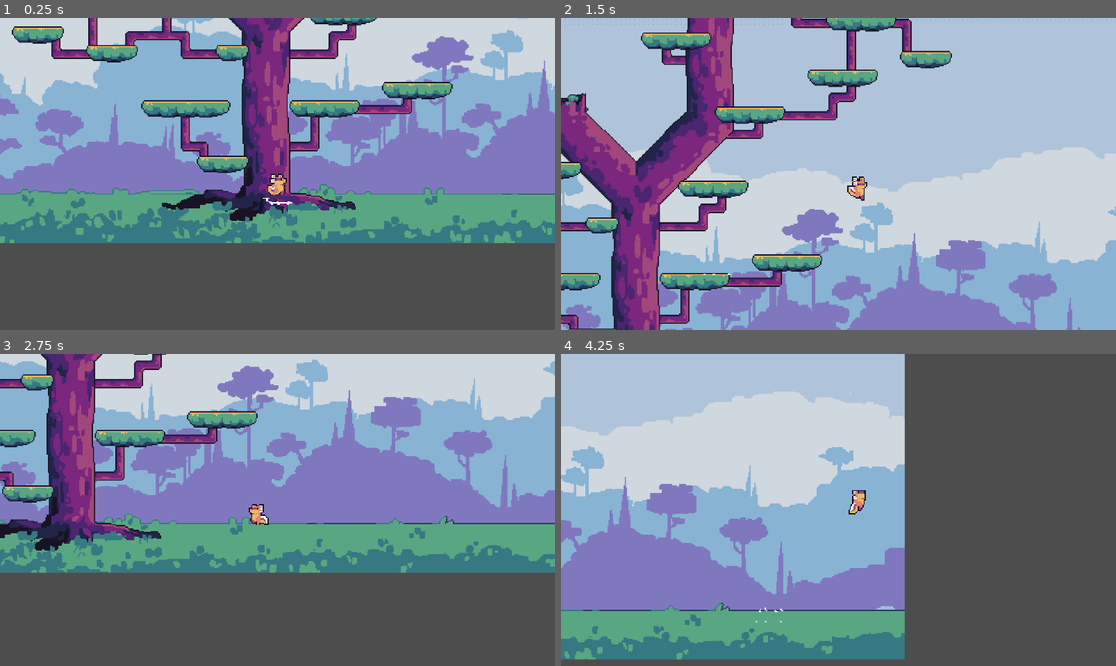
Above: before the commit, frames 1-4 (two rows, left to right).
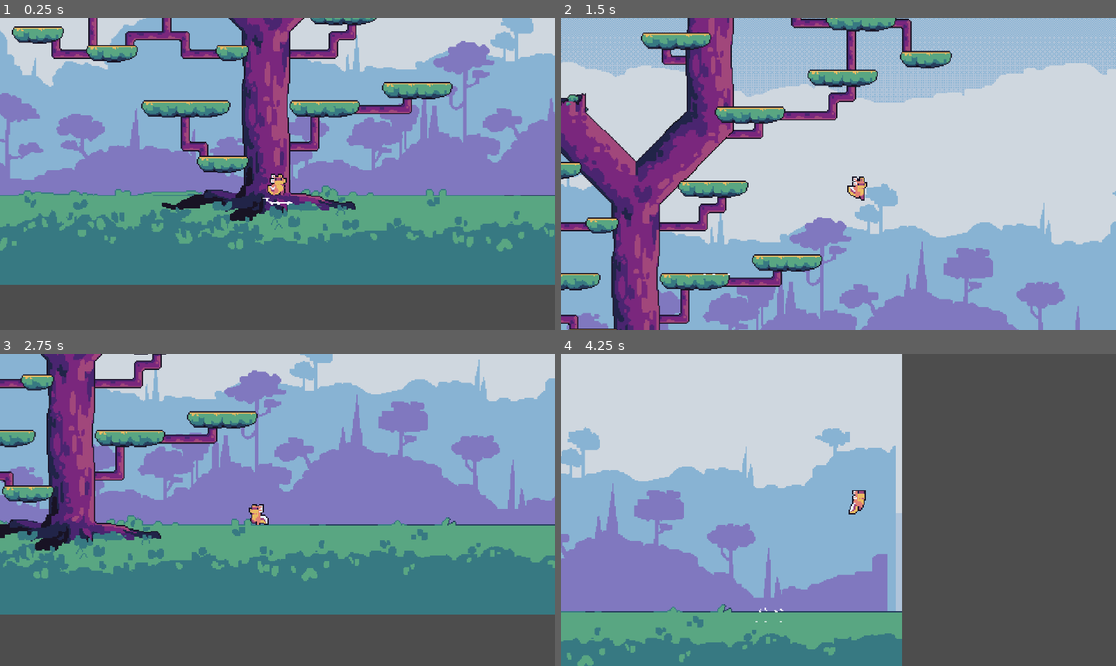
Above: after the commit, the same moments.

Repository: desultisoft/GekoPlatformer
Game: Godot game, scene res://Scenes/Level1/level_1.tscn
Same seed, same stepped clock (60 frames per second), same inputs: the game is played once before the commit and once after it.
Inputs:
- Up to frame 1 (0.25 s): no input
- Up to frame 2 (1.5 s): tap Enter (ui_accept) at 0.5, 0.77 s; hold Right (ui_right) from 0.53 s (still down)
- Up to frame 3 (2.75 s): tap Enter (ui_accept) at 1.52 s; release Right (ui_right) at 2.03 s; hold Left (ui_left) from 2.03 s (still down)
- Up to frame 4 (4.25 s): release Left (ui_left) at 2.78 s; hold Right (ui_right) from 2.78 s (still down); tap Enter (ui_accept) at 3.02, 3.77 s

The runs differ from the first frame. In frame 1, 28% of the frame differs, in the area x 0-100%, y 0-86%; in frame 2, 37%, in the area x 0-100%, y 0-100%; in frame 3, 26%; in frame 4, 23%.

Commit message:
Added Parallax

Diff:
--- a/Scenes/Level1/level_1.tscn
+++ b/Scenes/Level1/level_1.tscn
@@ -1,7 +1,8 @@
-[gd_scene load_steps=15 format=3 uid="uid://br1a4fo46yske"]
+[gd_scene load_steps=16 format=3 uid="uid://br1a4fo46yske"]
 
 [ext_resource type="PackedScene" uid="uid://gwrj27qy6rdu" path="res://Scenes/Player/player.tscn" id="1_j5121"]
 [ext_resource type="Texture2D" uid="uid://cg1bw0j2igrvr" path="res://Art/big tree tileset.png" id="2_ofsl0"]
+[ext_resource type="Texture2D" uid="uid://c5wnf0hlgut3n" path="res://Art/BackgroundLayers.png" id="2_ryibd"]
 [ext_resource type="Script" path="res://Scenes/Player/player.gd" id="2_wfsor"]
 [ext_resource type="Texture2D" uid="uid://ds64y7vmc0wa4" path="res://Art/Background.png" id="4_e4fcw"]
 [ext_resource type="Texture2D" uid="uid://bww30xwgqlefp" path="res://Art/leaves and branches tileset.png" id="5_fk6pn"]
@@ -368,16 +369,59 @@
 [node name="Background" type="Node2D" parent="."]
 
 [node name="Sky1" type="Sprite2D" parent="Background"]
-position = Vector2(0, -560)
+position = Vector2(0, -484.32)
 texture = ExtResource("4_e4fcw")
 region_enabled = true
 region_rect = Rect2(0, 0, 960, 560)
 
 [node name="Ground&Sky" type="Sprite2D" parent="Background"]
+visible = false
 position = Vector2(0, -40)
 texture = ExtResource("4_e4fcw")
 region_enabled = true
 region_rect = Rect2(0, 575, 960, 519)
+
+[node name="ParallaxBackground" type="ParallaxBackground" parent="."]
+
+[node name="Sky" type="ParallaxLayer" parent="ParallaxBackground"]
+
+[node name="Sprite2D" type="Sprite2D" parent="ParallaxBackground/Sky"]
+texture = ExtResource("2_ryibd")
+region_enabled = true
+region_rect = Rect2(0, 0, 956, 416)
+
+[node name="LowClouds" type="ParallaxLayer" parent="ParallaxBackground"]
+
+[node name="Sprite2D" type="Sprite2D" parent="ParallaxBackground/LowClouds"]
+texture = ExtResource("2_ryibd")
+region_enabled = true
+region_rect = Rect2(0, 427, 956, 185)
+
+[node name="BlueTrees" type="ParallaxLayer" parent="ParallaxBackground"]
+position = Vector2(0, 83.2485)
+motion_scale = Vector2(1.03, 1)
+
+[node name="Sprite2D" type="Sprite2D" parent="ParallaxBackground/BlueTrees"]
+texture = ExtResource("2_ryibd")
+region_enabled = true
+region_rect = Rect2(0, 620, 956, 196)
+
+[node name="PurpleTrees" type="ParallaxLayer" parent="ParallaxBackground"]
+position = Vector2(0, 115.623)
+motion_scale = Vector2(1.07, 1.02)
+
+[node name="Sprite2D" type="Sprite2D" parent="ParallaxBackground/PurpleTrees"]
+texture = ExtResource("2_ryibd")
+region_enabled = true
+region_rect = Rect2(0, 823, 956, 141)
+
+[node name="Ground" type="ParallaxLayer" parent="ParallaxBackground"]
+position = Vector2(0, 212.746)
+
+[node name="Sprite2D" type="Sprite2D" parent="ParallaxBackground/Ground"]
+texture = ExtResource("2_ryibd")
+region_enabled = true
+region_rect = Rect2(0, 983, 956, 86)
 
 [node name="Clouds" type="Node2D" parent="."]
 
@@ -391,7 +435,7 @@
 tile_set = SubResource("TileSet_sqop1")
 format = 2
 layer_0/name = "Branches"
-layer_0/tile_data = PackedInt32Array(589823, 262144, 2, 5242 …(6648 unchanged characters)…  -2949124, 196608, 2, -2883588, 65536, 3)
+layer_0/tile_data = PackedInt32Array(589823, 262144, 2, 5242 …(6648 unchanged characters)…  -2949124, 196608, 2, -2883588, 65536, 3, -524297, 0, 0, -524296, 131072, 0, -524295, 196608, 0, -655375, 196608, 0, -655376, 65536, 0, -655377, 65536, 0, -655379, 65536, 0, -655378, 131072, 0, -655380, 0, 0)
 layer_1/name = "Leaves"
 layer_1/enabled = true
 layer_1/modulate = Color(1, 1, 1, 1)
Binary file added: Art/BackgroundLayers.png
Not shown, added: Art/BackgroundLayers.png.import
